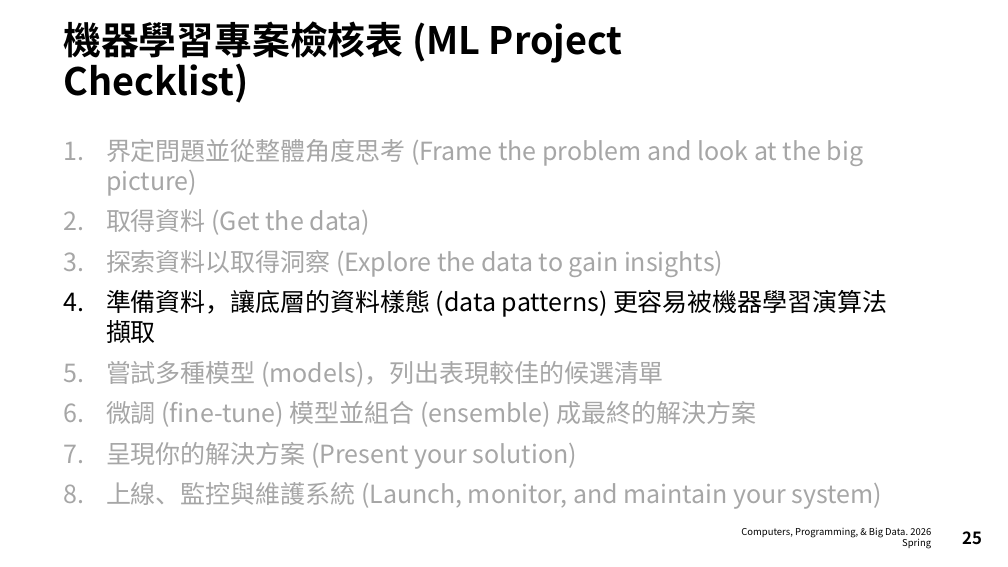
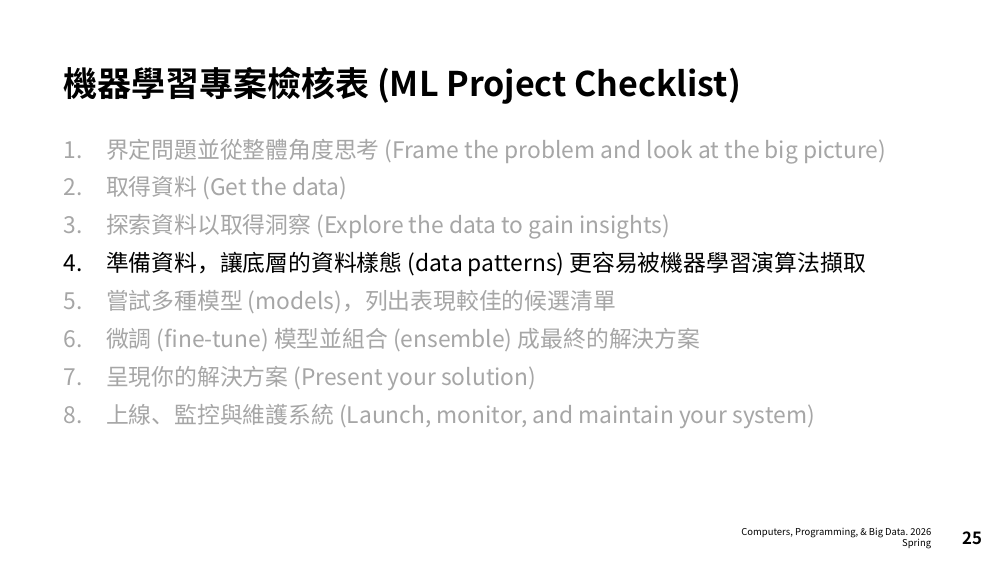
Before and after one commit to audachang/ncu-compneuro-2026-spring, a slide deck: slide 25 of week-15-machine_learning_endtoend/week-15-ML-end-to-end-zh.pptx. Drawn at 1008x567 pixels with LibreOffice and Linux fonts; fonts in the diff are those of the drawing. Boxes give left, top, right and bottom in pixels: in the first picture for what was removed or moved away, otherwise in the second. Text is boxed around its words. In the diff, an @@ line names an element or a change of style, - is before the commit and + after.

```diff
--- a/week-15-machine_learning_endtoend/week-15-ML-end-to-end-zh.pptx
+++ b/week-15-machine_learning_endtoend/week-15-ML-end-to-end-zh.pptx
@@ title "機器學習專案檢核表 (ML Project Checklist)" at box(63, 66, 742, 104): size 36 to 32.4 pt @@
@@ text "界定問題並從整體角度思考 (Frame the problem and ..." at box(106, 139, 886, 428): size 23.8 to 21.7 pt @@
```
Also in this commit, not shown: 23 other slides changed, 30 slides removed, 2 other files.
